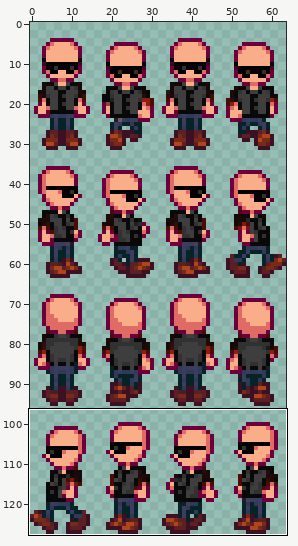
Edited in one commit: sprite sheet (StendewValley/[CP]Sten/assets/img/spritesheet.png). The picture above shows the old version from afar; the outline marks the close-up.
Close-up. Earlier state:
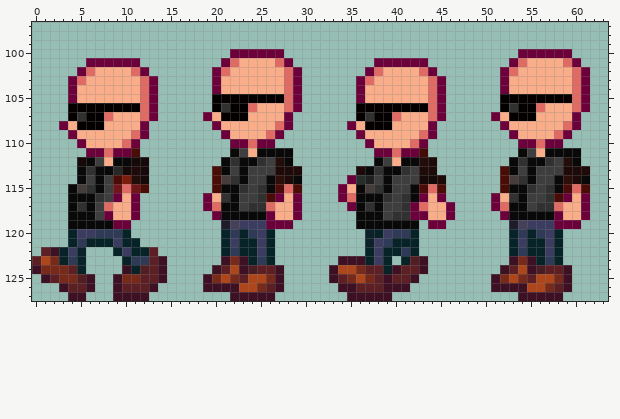
The file is 64x128 pixels. Pixels under 10% opacity are left out. Colours within 5 levels of each other are drawn and written as one. Shown: x 0..63, y 97..127.
After the commit:
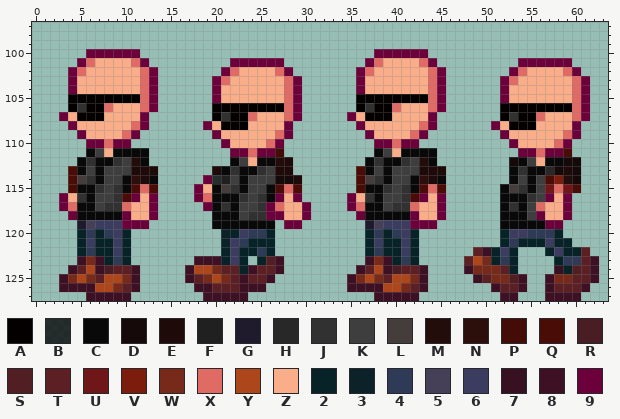
Palette (. is transparent): A #050000  B #09090acb  C #09090a  D #150a09  E #1d0a09  F #202020  G #201a2d  H #282828  J #313131  K #3e3e3e  L #443d3c  M #230d0a  N #2c0f0b  P #440c06  Q #4a0c06  R #481d24  S #511e24  T #5b1f24  U #6f1718  V #7c1c0c  W #77291a  X #e06b65  Y #ad471b  Z #f9ae89  2 #072328  3 #0d2129  4 #2f3a56  5 #454058  6 #3c3c60  7 #371122  8 #3d1123  9 #6b003a
Edits made:
Changed rows in their new state; - is an unchanged pixel.
first column x 0:
100 ------999999----------......----------999999----------......---
101 -----9XZZZZX9--------.999999.--------9XZZZZX9--------.999999.--
102 ----9XZ----ZX9------.9X----X9.------9XZ----ZX9------.9X----X9.-
103 -----Z---------------X---------------Z---------------X---------
105 ----AAAAAAAA--------9ZZZZZZZ--------AAAAAAAA--------9ZZZZZZZ---
106 -----J--XZZZ---------A--AAAA---------J--XZZZ---------A--AAAA---
107 ---9ZA--Z---9.-----.AJ--X---X9-----9ZA--Z---9.-----.AJ--X---X9-
108 ---.9ZZZ---X-------9ZAAA---Z-------.9ZZZ---X-------9ZAAA---Z---
109 ----.9----X9.-------9Z----ZX9-------.9----X9.-------9Z----ZX9--
110 -----.99X99.---------9ZZZZX9---------.99X99.---------9ZZZZX9---
111 ------CKZCCCC---------99X99P.---------CKZCCCC---------99X99Q.--
112 -----CJCCJKMC--------.CKZCC-E--------CJCCJK-C--------DCKZCCDD--
113 ----Q-K-KKK-EE------E-J-CJ---.------Q-K-KK---E------.-J-CHD-D.-
114 ----QLJ--KCNEC-----9BFK---KDDE-----.QLJ---CNEC------.CK--QVMD.-
115 ----QCCJ-JCQXQ----9ZCLJC-K--------..QCCJ-J----------CLJC-UXUQ.-
116 ---9ZJ-K-JQ-Z9----9XCC-J--C-------.9ZJ-K--Q--------.CC-J-9Z-..-
117 ---9XC--JJXZZ9------CJ--K-9X-Z9-----XC--J-XZ-9.----.CJ--XZZ9..-
118 ----9--CCC9ZZ9------C--KJJ-9-Z9-----9--CCC-Z-9.-----C--K9ZZ9..-
119 ----.G5666-99-------CCCCCCC.-9------.G566699-.------CCCCC9-..--
120 ----.242-6-----------326-4-----------242-6----------2664-4-----
121 ----.26----.---------3-4-2-----------2-2-6----------242----2---
122 -....-42262...--------6--4------------4--6-------T826-...2622T-
123 .....8W824-....---888262.2S8------...8W8242.----TYW242....-44T8
124 ....8TY8RTT8...--8YYW-T28--------...8-Y8R-------8WWWT2....72ST8
125 -..8-YWTYY-8...--8TWYWT8TT8.-----..8WYWTYYW8-----8TW-S8..8-WTT8
126 ----88-YYW-8..----8-TTT888..------.-888YYWT8--------TT-..8-TT8-
127 ----..888--..------888--...--------...--888---------88...--88--
Boxes around the changes in both close-ups, in picture pixels (x1, y1, x2, y2):
changed: (32, 49, 599, 301)
